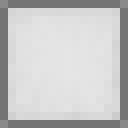
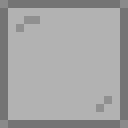
Comparing the layer stacks of the two 128px x 128px images. Changes:
removed layer "Pasted Layer" over bbox(8, 8, 120, 120)
painted on "Background" over bbox(8, 8, 120, 120)
